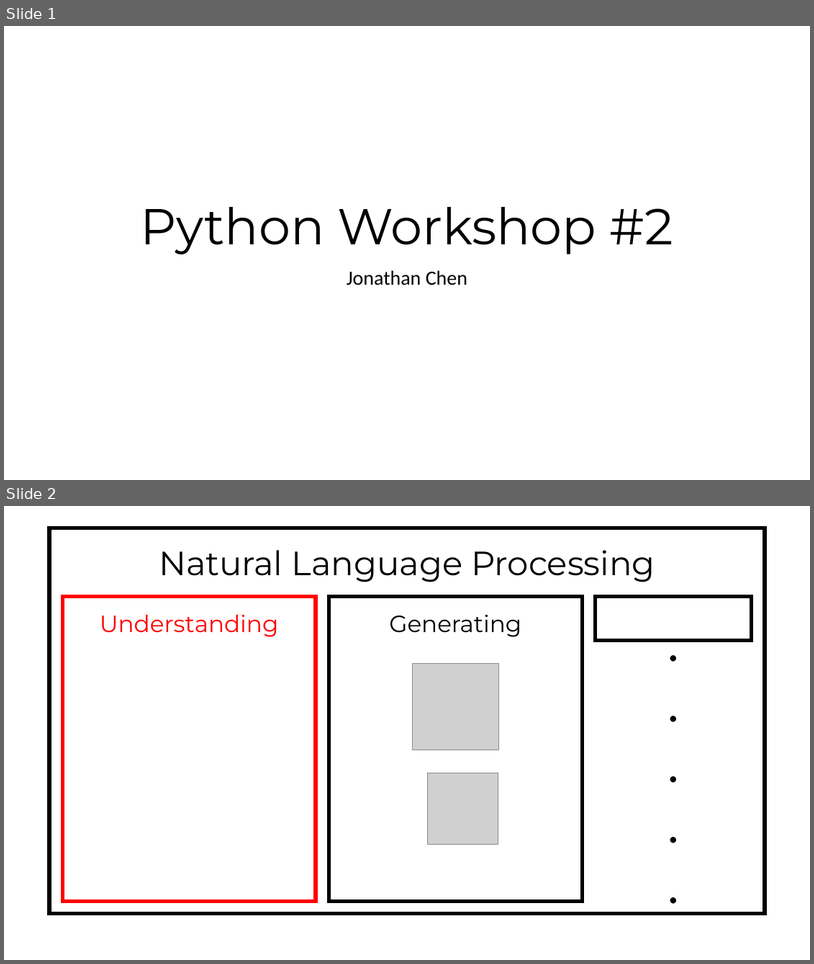
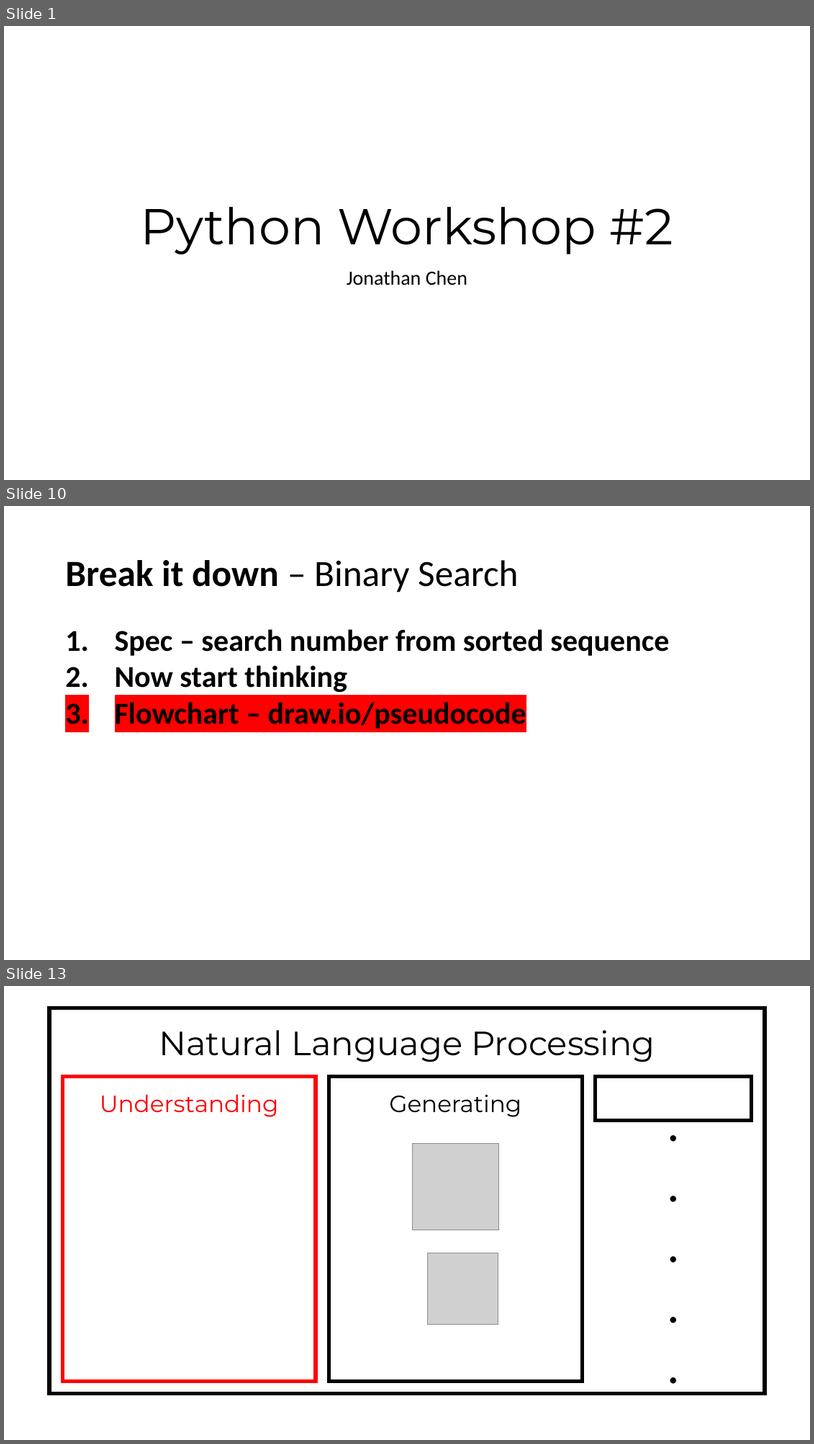
Before and after one commit to Chenct-jonathan/25ss_PyLab, a slide deck: slides/Python_Workshop_2.pptx. Shown one above the other, each under a label of ours: slides 1 and 2 before the commit, slides 1, 10 and 13 after it; the slides between them are not shown. The pictures are 814x964 and 814x1444 pixels, drawn with LibreOffice and Linux fonts; fonts in the diff are those of the drawing; grey boxes stand for pictures. Boxes give left, top, right and bottom in pixels: in the first picture for what was removed or moved away, otherwise in the second. Text is boxed around its words. In the diff, an @@ line names an element or a change of style, - is before the commit and + after.

```diff
--- a/slides/Python_Workshop_2.pptx
+++ b/slides/Python_Workshop_2.pptx
@@ slide 10 added at [4, 506, 810, 960], background #FFFFFF @@
@@ title added at [65, 560, 518, 592], 44 pt, text #000000 @@
+Break it down – Binary Search
@@ text added at [115, 629, 669, 728], 36 pt, text #000000, bold @@
+1. Spec – search number from sorted sequence
+2. Now start thinking
+3. Flowchart – draw.io/pseudocode
@@ what was slide 2 is now slide 13 @@
```
Also in this commit, not shown: 1 slide changed, 11 other slides added, 3 slides removed.
